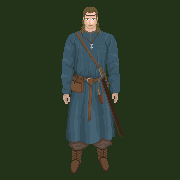
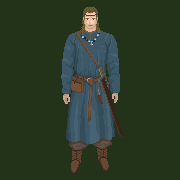
The second 180x180 image is a revision of the first. Changes to its layers:
painted on "you" over box(80, 30, 100, 49)
